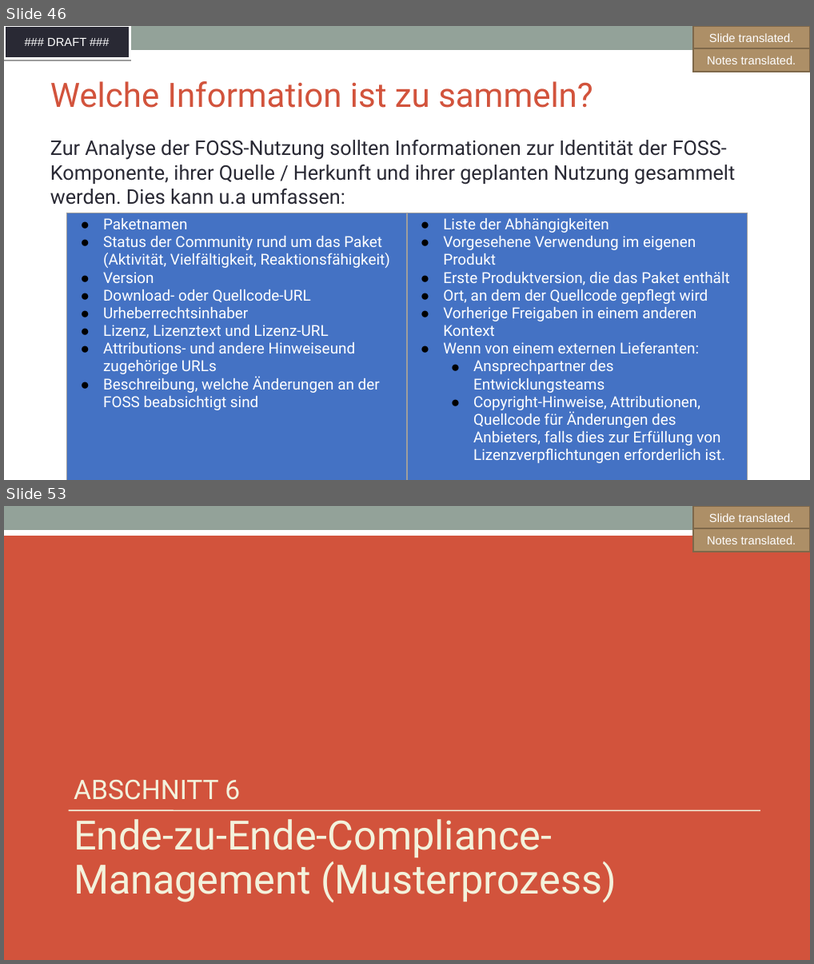
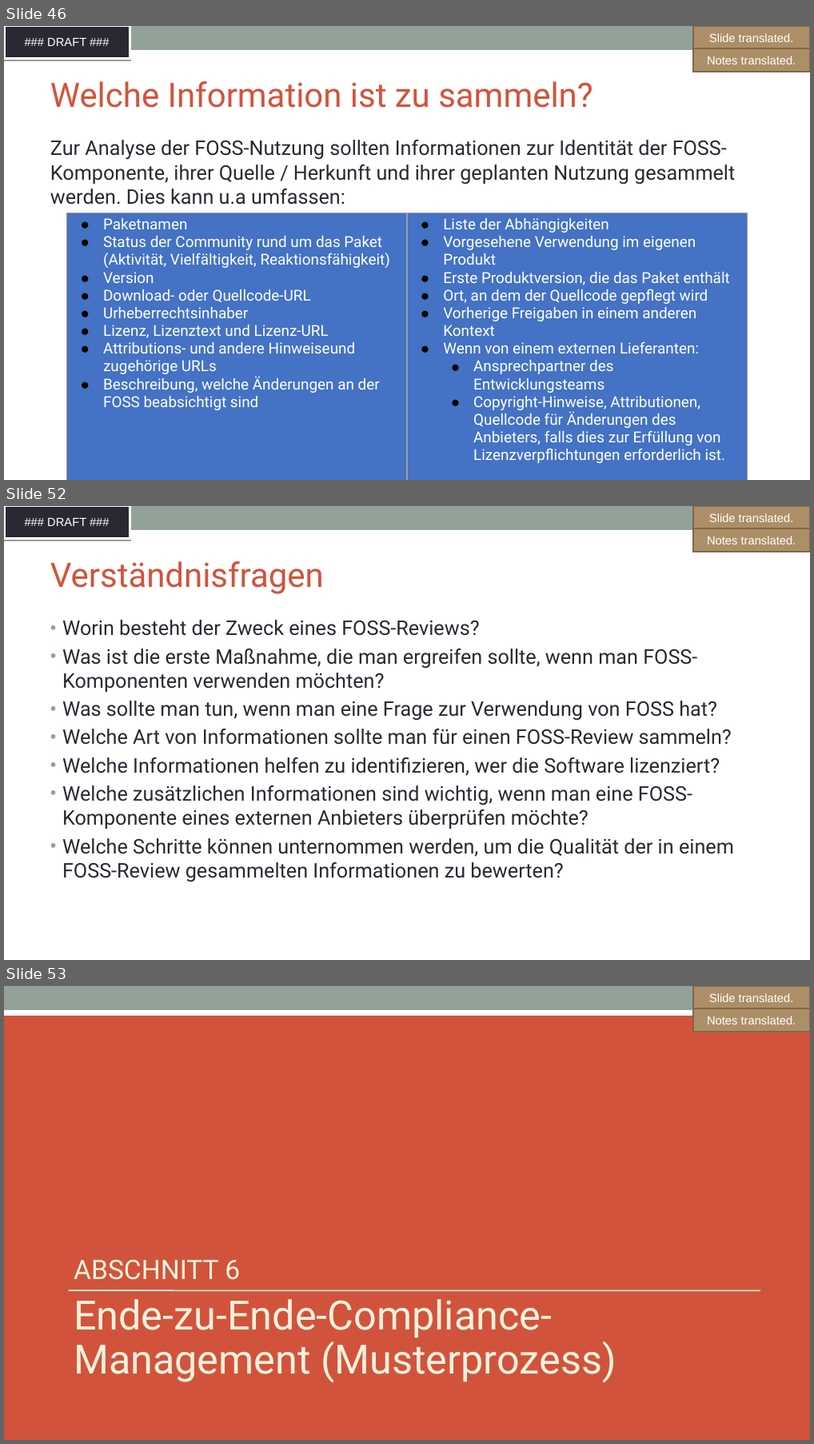
Before and after one commit to SThanheiser/curriculum, a slide deck: translation-DE/slides/DFT_openchain-curriculum-for-1-1_GER.odp. Shown one above the other, each under a label of ours: slides 46 and 53 before the commit, slides 46, 52 and 53 after it; the slides between them are not shown. The pictures are 814x964 and 814x1444 pixels, drawn with LibreOffice and Linux fonts; fonts in the diff are those of the drawing; background and template pictures are left out. Boxes give left, top, right and bottom in pixels: in the first picture for what was removed or moved away, otherwise in the second. Text is boxed around its words. In the diff, an @@ line names an element or a change of style, - is before the commit and + after.

```diff
--- a/translation-DE/slides/DFT_openchain-curriculum-for-1-1_GER.odp
+++ b/translation-DE/slides/DFT_openchain-curriculum-for-1-1_GER.odp
@@ slide 52 added at bbox=[4, 506, 810, 960], background #FFFFFF; not listed: 2 template elements that a slide beside it also shows @@
@@ freeform shape added at bbox=[694, 506, 810, 529], fill #AD8F67, outline #7E684A 2.01 pt, 14 pt, text #FFFFFF @@
+Slide translated.
@@ freeform shape added at bbox=[694, 528, 810, 552], fill #AD8F67, outline #7E684A 2.01 pt, 14 pt, text #FFFFFF @@
+Notes translated.
@@ title added at bbox=[50, 561, 324, 594], 40 pt, text #D2533C @@
+Verständnisfragen
@@ text added at bbox=[62, 620, 734, 882], 24 pt, text #292934 @@
+• Worin besteht der Zweck eines FOSS-Reviews?
+• Was ist die erste Maßnahme, die man ergreifen sollte, wenn man FOSS-Komponenten verwenden möchten?
+• Was sollte man tun, wenn man eine Frage zur Verwendung von FOSS hat?
+• Welche Art von Informationen sollte man für einen FOSS-Review sammeln?
+• Welche Informationen helfen zu identifizieren, wer die Software lizenziert?
+• Welche zusätzlichen Informationen sind wichtig, wenn man eine FOSS-Komponente eines externen Anbieters überprüfen möchte?
+• Welche Schritte können unternommen werden, um die Qualität der in einem FOSS-Review gesammelten Informationen zu bewerten?
```
Also in this commit, not shown: 2 slides changed, 5 other slides added, 6 slides removed, 1 other file.
